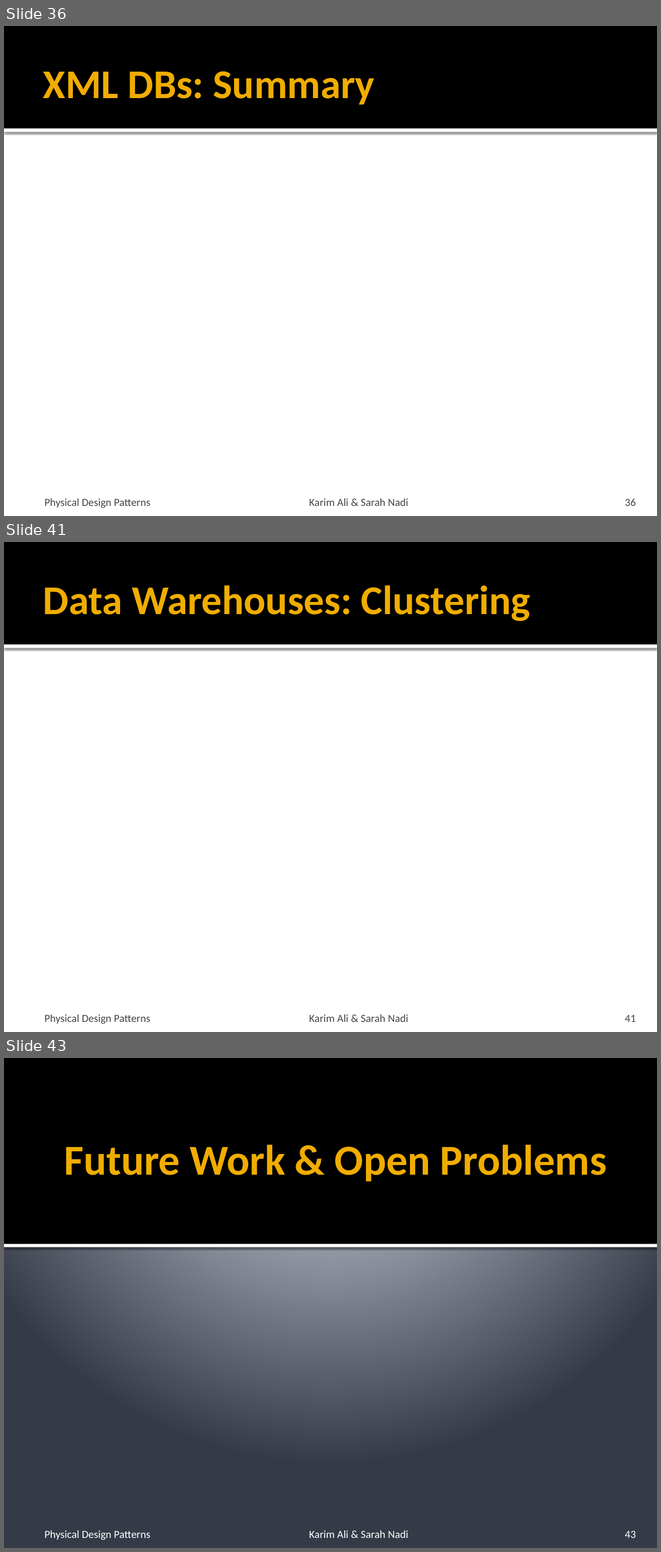
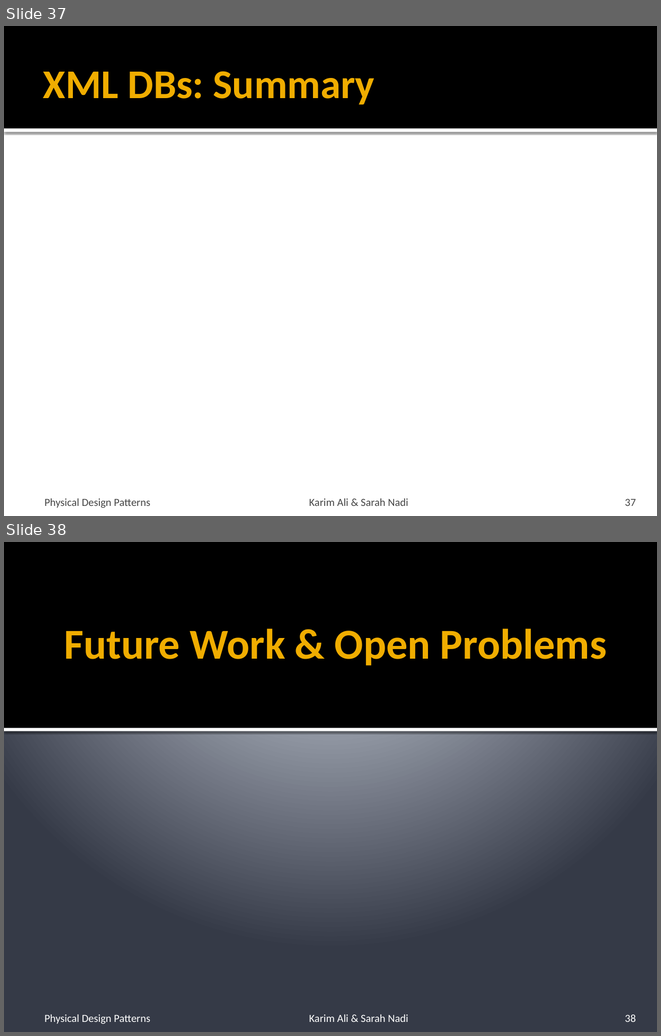
Before and after one commit to snadi/cs848-db, a slide deck: cs848-db/PhysDesignPres.pptx. Shown one above the other, each under a label of ours: slides 36, 41 and 43 before the commit, slides 37 and 38 after it; the slides between them are not shown. The pictures are 661x1552 and 661x1036 pixels, drawn with LibreOffice and Linux fonts; fonts in the diff are those of the drawing. Boxes give left, top, right and bottom in pixels: in the first picture for what was removed or moved away, otherwise in the second. Text is boxed around its words. In the diff, an @@ line names an element or a change of style, - is before the commit and + after.

```diff
--- a/cs848-db/PhysDesignPres.pptx
+++ b/cs848-db/PhysDesignPres.pptx
@@ slide 41 removed at (4, 542, 657, 1032), background #FFFFFF; not listed: 2 template elements that a slide beside it also shows @@
@@ title removed at (43, 585, 530, 621) @@
-Data Warehouses: Clustering
@@ text removed at (44, 1014, 150, 1024) @@
-Physical Design Patterns
@@ text removed at (309, 1014, 408, 1022) @@
-Karim Ali & Sarah Nadi
@@ page number removed at (625, 1015, 636, 1022) @@
-41
@@ what was slide 36 is now slide 37 @@
@@ page number at (625, 498, 636, 506): text changed @@
-36
+37
@@ what was slide 43 is now slide 38 @@
@@ page number at (625, 1014, 636, 1022): text changed @@
-43
+38
```
Also in this commit, not shown: 2 slides changed, 4 other slides removed.
